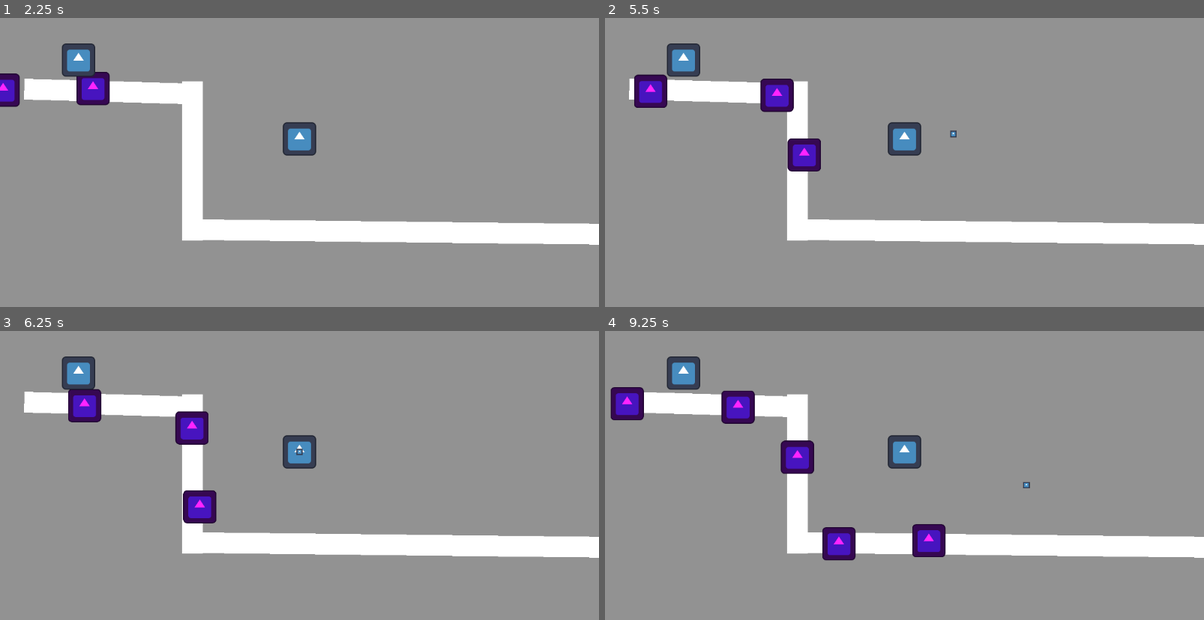
Above: before the commit, frames 1-4 (two rows, left to right).
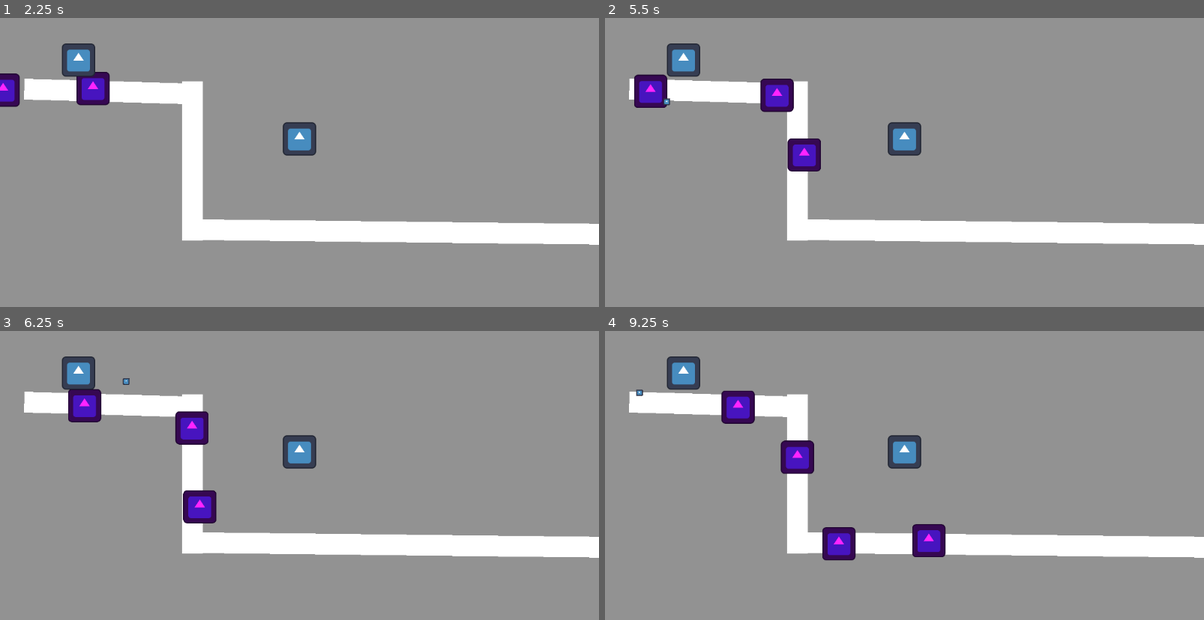
Above: after the commit, the same moments.

Repository: samuelmoores/Gnomes
Game: Godot game, scene res://Scene.tscn
Same seed, same stepped clock (60 frames per second), same inputs: the game is played once before the commit and once after it. The engine's default icon, where the game draws it, is replaced by a stand-in: a white triangle on a blue panel in a dark square.
Inputs:
- Up to frame 1 (2.25 s): no input
- Up to frame 2 (5.5 s): no input
- Up to frame 3 (6.25 s): no input
- Up to frame 4 (9.25 s): no input

Frame 1 is identical in both runs. In frame 2, less than 0.1% of the frame differs, in the area x 9-59%, y 27-42%; in frame 3, less than 0.1%; in frame 4, 0.7%, in the area x 0-71%, y 19-55%.

Commit message:
param tuning

Diff:
--- a/Scene.tscn
+++ b/Scene.tscn
@@ -17,7 +17,7 @@
 size = Vector2(57, 56.999996)
 
 [sub_resource type="CircleShape2D" id="CircleShape2D_j2eoc"]
-radius = 466.01718
+radius = 749.66925
 
 [sub_resource type="CircleShape2D" id="CircleShape2D_eort7"]
 radius = 66.1211
--- a/scripts/enemy_spawner.gd
+++ b/scripts/enemy_spawner.gd
@@ -3,7 +3,7 @@
 @export var enemy_scene: PackedScene = preload("res://Enemy.tscn")
 @export var spawn_interval_min := 1.0
 @export var spawn_interval_max := 3.0
-@export var max_enemies := 10
+@export var max_enemies := 4
 
 var _timer := 0.0
 var _next_spawn_in := 0.0
--- a/scripts/flamingo.gd
+++ b/scripts/flamingo.gd
@@ -7,4 +7,4 @@
 
 
 func _on_body_entered(body):
-	print("attack")
+	pass
--- a/scripts/gnome.gd
+++ b/scripts/gnome.gd
@@ -2,7 +2,7 @@
 
 @onready var attackObject = preload("res://AttackObject.tscn")
 
-@export var attack_speed_min := 2.0
+@export var attack_speed_min := 3.00
 @export var attack_speed_max := 4.0
 @export var attack_interval_min := 1.5
 @export var attack_interval_max := 2.5
@@ -44,7 +44,8 @@
 		enemy_dir = Vector2.ZERO
 	attack_objects.append(attackObject.instantiate())
 	get_parent().add_child(attack_objects.back())
-	direction.append((enemy_body.global_position + enemy_dir * 500) - global_position)
+	direction.append((enemy_body.global_position + enemy_dir * 5) - global_position)
+	print(enemy_body.global_position)
 	attack_speeds.append(randf_range(attack_speed_min, attack_speed_max))
 
 # Called every frame. 'delta' is the elapsed time since the previous frame.
